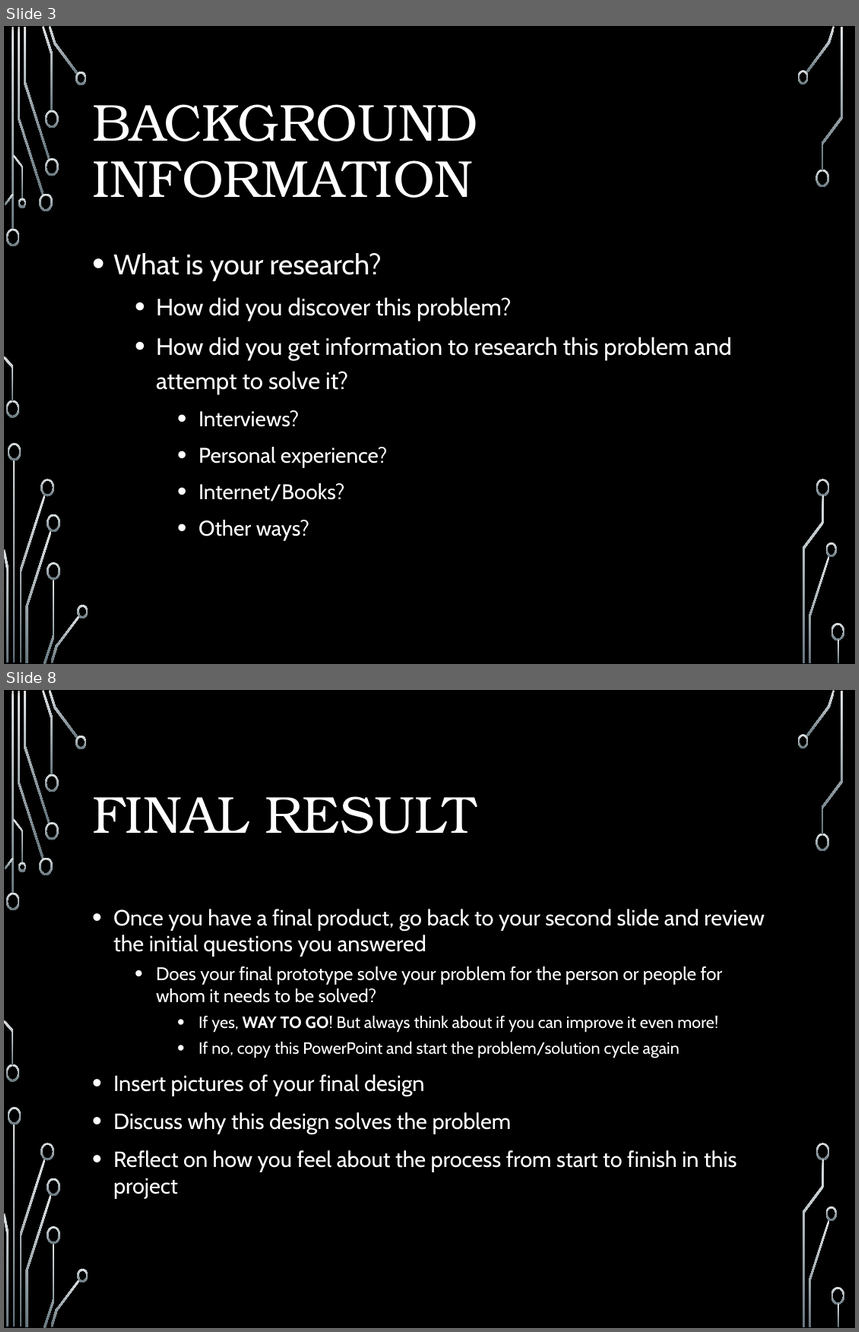
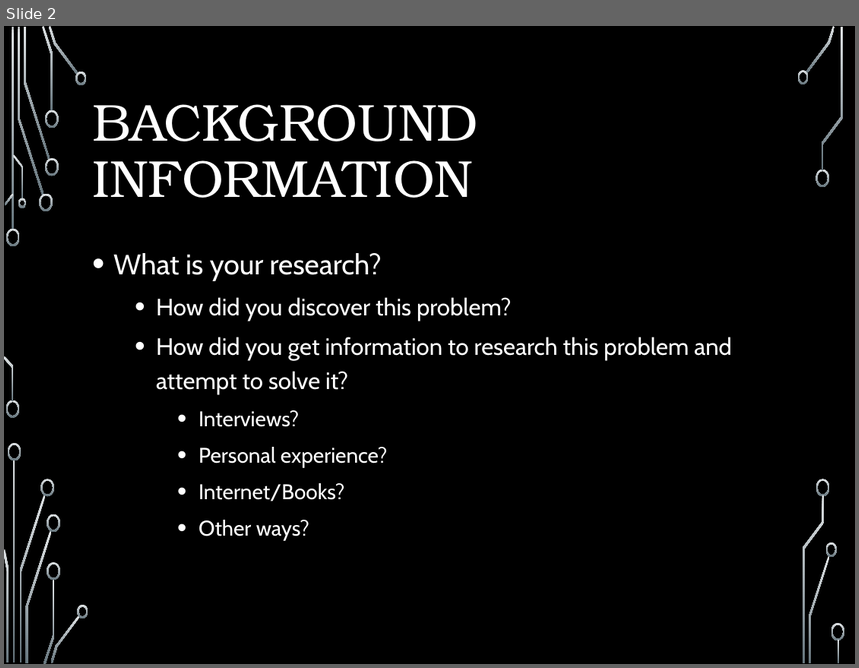
Before and after one commit to yasenstar/ontology-pizza-cn, a slide deck: 使用Protégé建立pizza本体模型.pptx. Shown one above the other, each under a label of ours: slides 3 and 8 before the commit, slide 2 after it; the slides between them are not shown. The pictures are 859x1332 and 859x668 pixels, drawn with LibreOffice and Linux fonts; fonts in the diff are those of the drawing; background and template pictures are left out. Boxes give left, top, right and bottom in pixels: in the first picture for what was removed or moved away, otherwise in the second. Text is boxed around its words. In the diff, an @@ line names an element or a change of style, - is before the commit and + after.

```diff
--- a/使用Protégé建立pizza本体模型.pptx
+++ b/使用Protégé建立pizza本体模型.pptx
@@ slide 8 removed at <box>4,690,855,1328</box>, background picture (left out); not listed: 36 template elements that a slide beside it also shows @@
@@ title removed at <box>92,796,476,834</box> @@
-FINAL RESULT
@@ text removed at <box>113,909,765,1199</box> @@
-• Once you have a final product, go back to your second slide and review the initial questions you answered
-  • Does your final prototype solve your problem for the person or people for whom it needs to be solved?
-    • If yes, WAY TO GO! But always think about if you can improve it even more!
-    • If no, copy this PowerPoint and start the problem/solution cycle again
-• Insert pictures of your final design
-• Discuss why this design solves the problem
-• Reflect on how you feel about the process from start to finish in this project
@@ what was slide 3 is now slide 2 @@
```
Also in this commit, not shown: 5 other slides removed.
